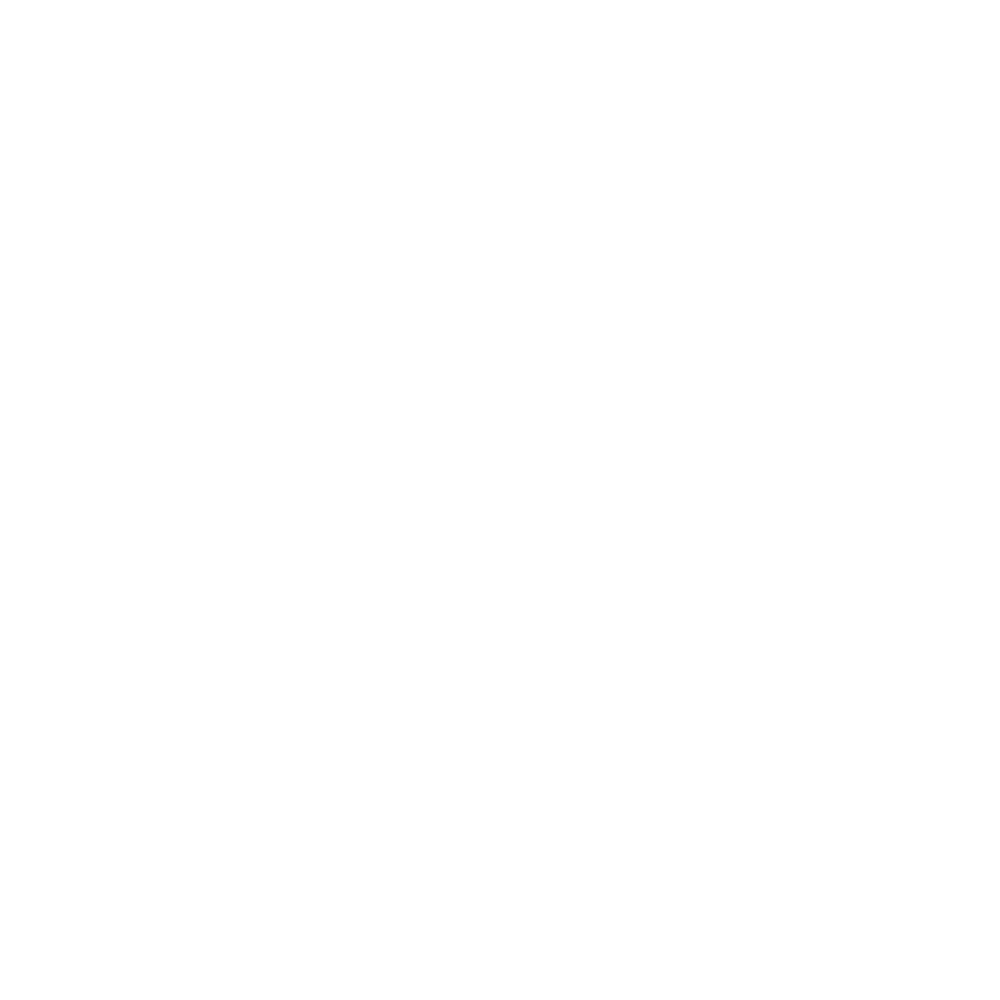
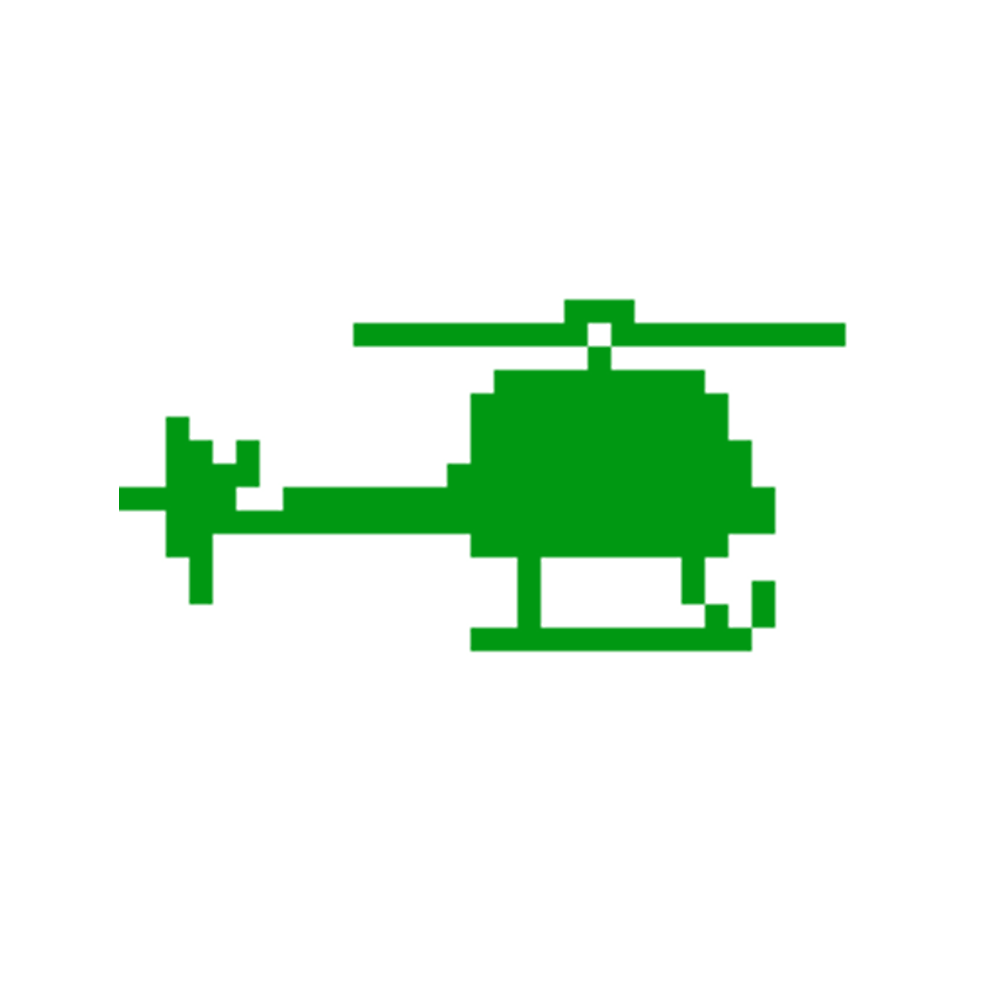
The second 1000 x 1000 image is a revision of the first. Changes to its layers:
added layer "New Piskel (2).gif" above "GFig #1" over bbox(119, 298, 848, 653)
